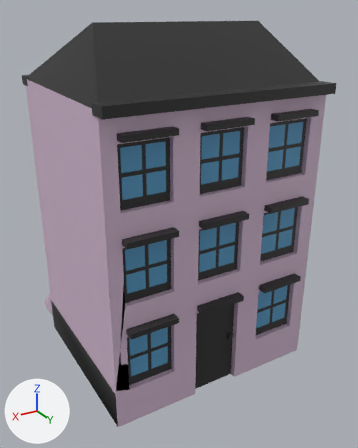
The OBJ model res/models/Buildings/Normal/NormalLavender.obj: old version first, new version second.
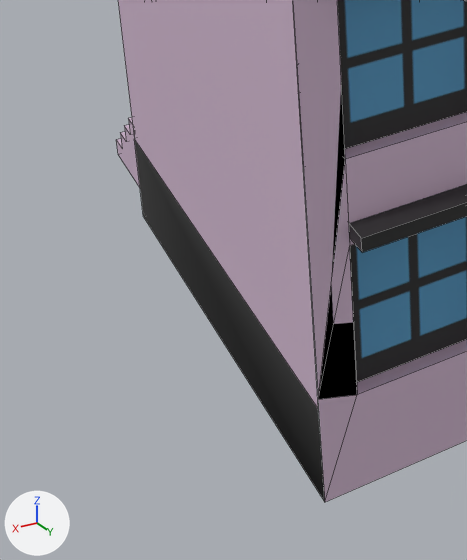
Old and new are each drawn whole from a 50 mm lens placed at (6.03, 11.35, 9.55), pointed at (-0.81, -0.05, 3.85) and again close up on the part from 1% to 47% of the width and 56% to 100% of the height. Lighting does not change. The marker at lower left points along +X, +Y and +Z. The close-ups show mesh edges as thin lines. Where no turn or scale is listed for an object, it has been applied to the vertices.

Objects in the first close-up: 'ZwyklyZwyklyLawenda.001'.
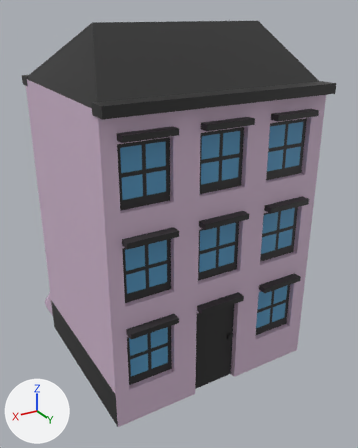
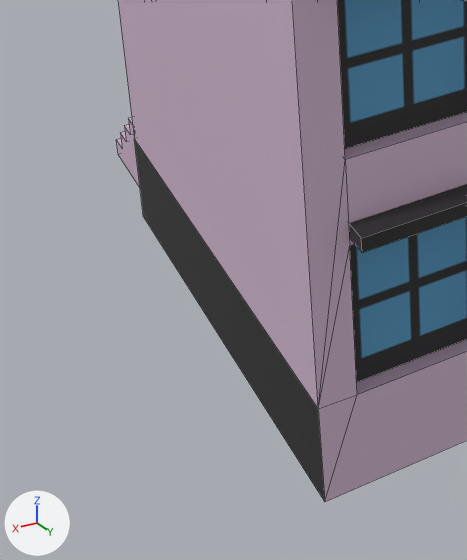
Boxes [x1, y1, x2, y2] around the edits, measured in the close-ups (467 x 560 px; the box of a moved part takes in the faces that stretch with it):
```json
{"part": 1, "of": "me_zwyklyzwyklylawenda_001", "change": "moved or reshaped", "before": [293, 0, 357, 500], "after": [292, 0, 357, 500]}
```

Scene script edits in JSON lines:
```json
{"block": "me_zwyklyzwyklylawenda_001", "where": "# used by ob_zwyklyzwyklylawenda_001; location = (0.0, 0.0, 0.0)"}
{"block": "me_zwyklyzwyklylawenda_001", "where": "# verts and faces of me_zwyklyzwyklylawenda_001; kept vertices keep their numbers, new ones are numbered from 351"}
{"block": "me_zwyklyzwyklylawenda_001", "where": "# before: 114 (2.5, 2.5, 1.05) at pixel (318, 408), 195 (2.5, 2.5, 0.0) at pixel (324, 502), 196 (2.5, 2.5, 7.82), 198 (2.5, 2.5, 1.15) at pixel (318, 399), 281 (2.14, 2.5, 3.4) at pixel (345, 159)"}
{"block": "me_zwyklyzwyklylawenda_001", "where": "# before: 282 (2.14, 2.5, 4.86), 333 (2.14, 2.5, 1.03) at pixel (357, 394), 334 (2.14, 2.5, 2.57) at pixel (349, 245)"}
{"op": "remove", "block": "me_zwyklyzwyklylawenda_001", "code": "me_zwyklyzwyklylawenda_001.from_pydata(...)  # 351 vertices, 285 faces; spans x -3.53..2.53, y -4.02..2.77, z -0.04..9.32"}
{"op": "add", "block": "me_zwyklyzwyklylawenda_001", "code": "me_zwyklyzwyklylawenda_001.from_pydata(...)  # 349 vertices, 285 faces; spans x -3.53..2.53, y -4.02..2.77, z -0.04..9.32"}
{"block": "me_zwyklyzwyklylawenda_001", "change": "me_zwyklyzwyklylawenda_001 part 1"}
{"op": "add", "block": "me_zwyklyzwyklylawenda_001", "code": "delete_vertices([198])  # with the faces that use them"}
{"op": "add", "block": "me_zwyklyzwyklylawenda_001", "code": "faces += [(114, 281, 282, 196), (114, 334, 281), (114, 333, 334), (114, 195, 333)]"}
```
